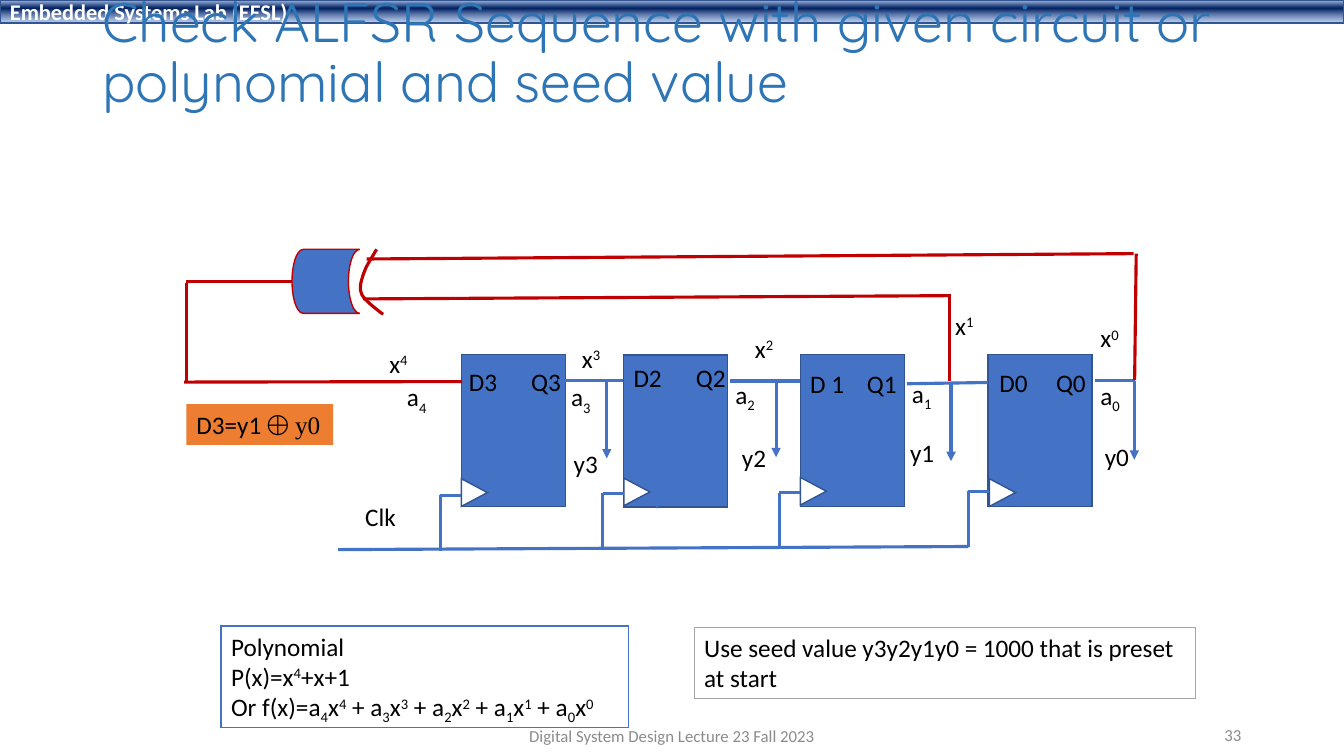
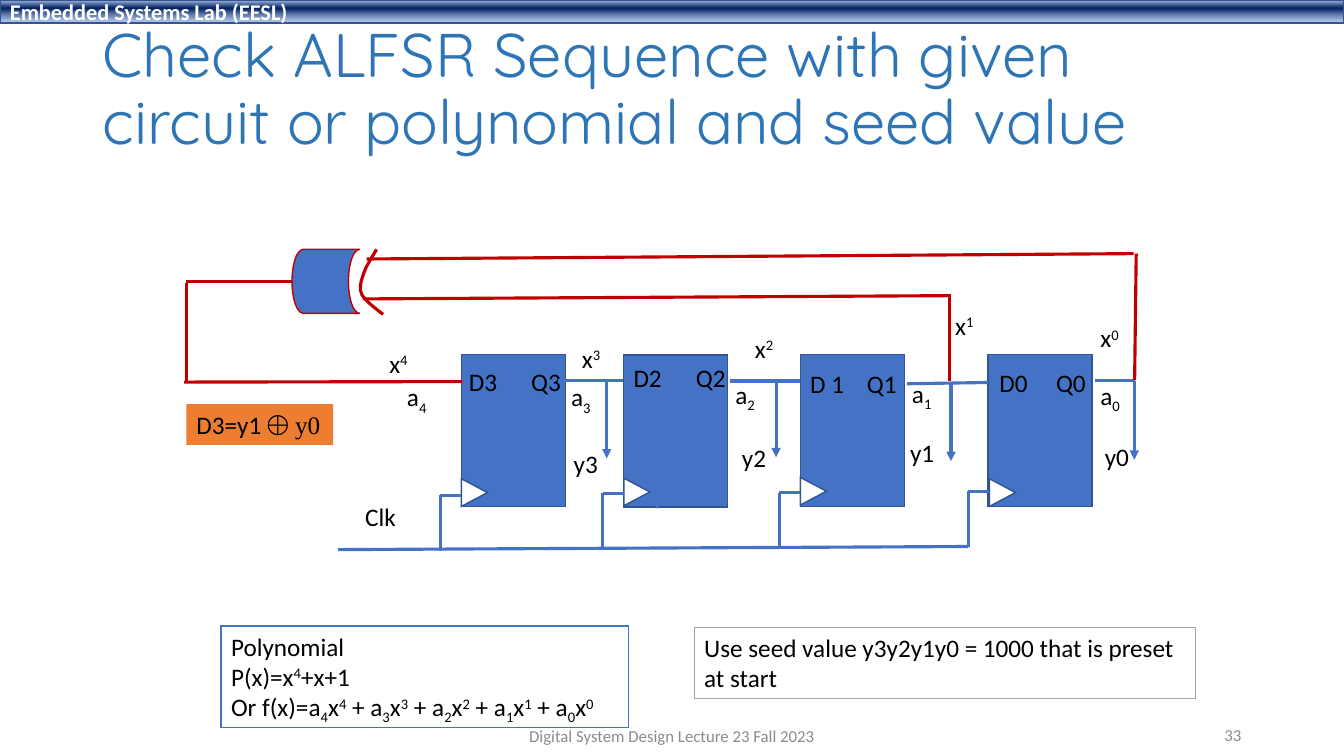
Before and after one commit to shahidmasud/shahidmasud.github.io, a slide deck: slide 33 of DSD_Lec23_Fall2023.ppsx. Drawn at 1344x756 pixels with LibreOffice and Linux fonts; fonts in the diff are those of the drawing; background and template pictures are left out. Boxes give left, top, right and bottom in pixels: in the first picture for what was removed or moved away, otherwise in the second. Text is boxed around its words. In the diff, an @@ line names an element or a change of style, - is before the commit and + after.

```diff
--- a/DSD_Lec23_Fall2023.ppsx
+++ b/DSD_Lec23_Fall2023.ppsx
@@ title "Check ALFSR Sequence with given ..." at box(102, 14, 1127, 157): size 39.6 to 44 pt @@
```
Also in this commit, not shown: 7 other slides changed, 1 other file.
